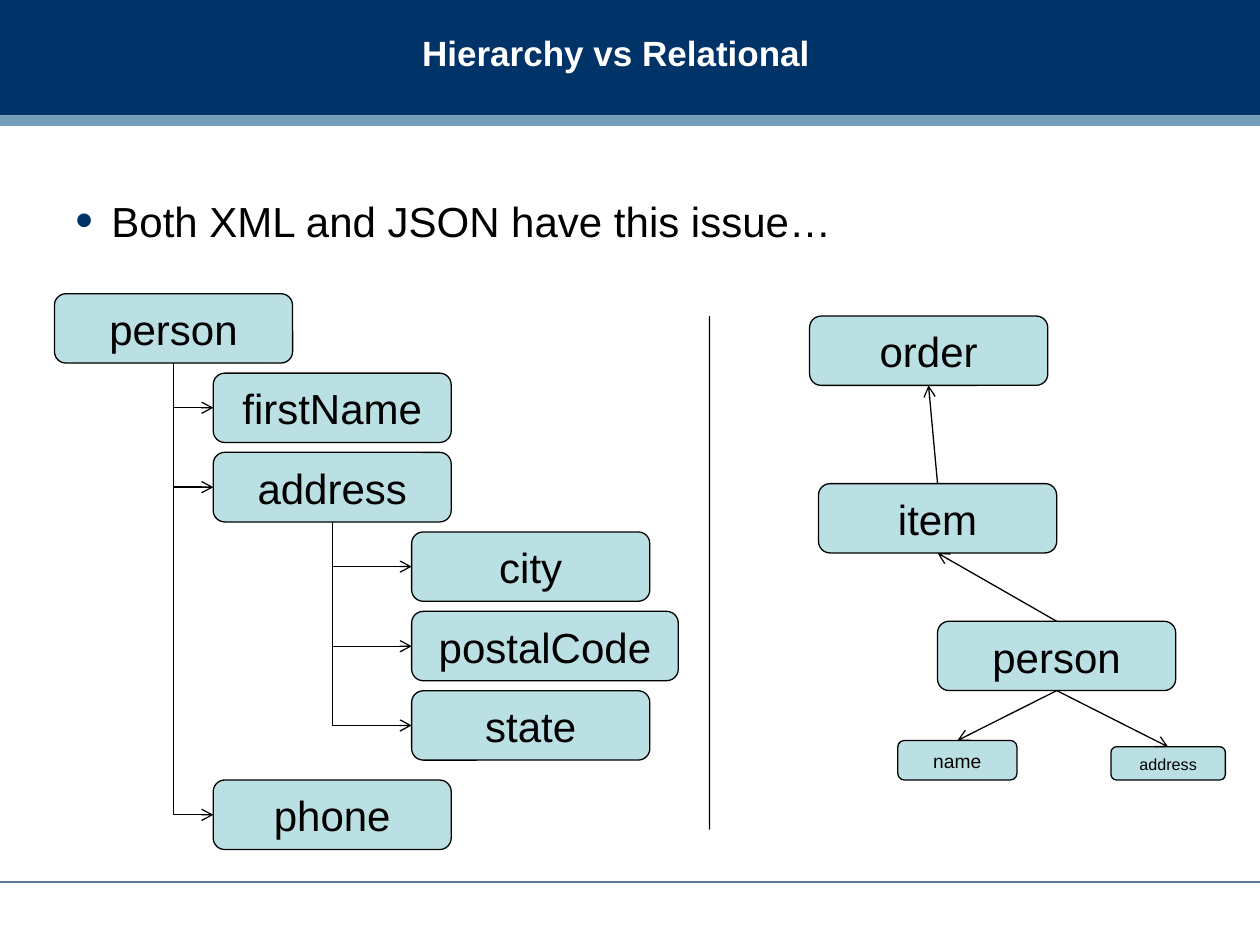
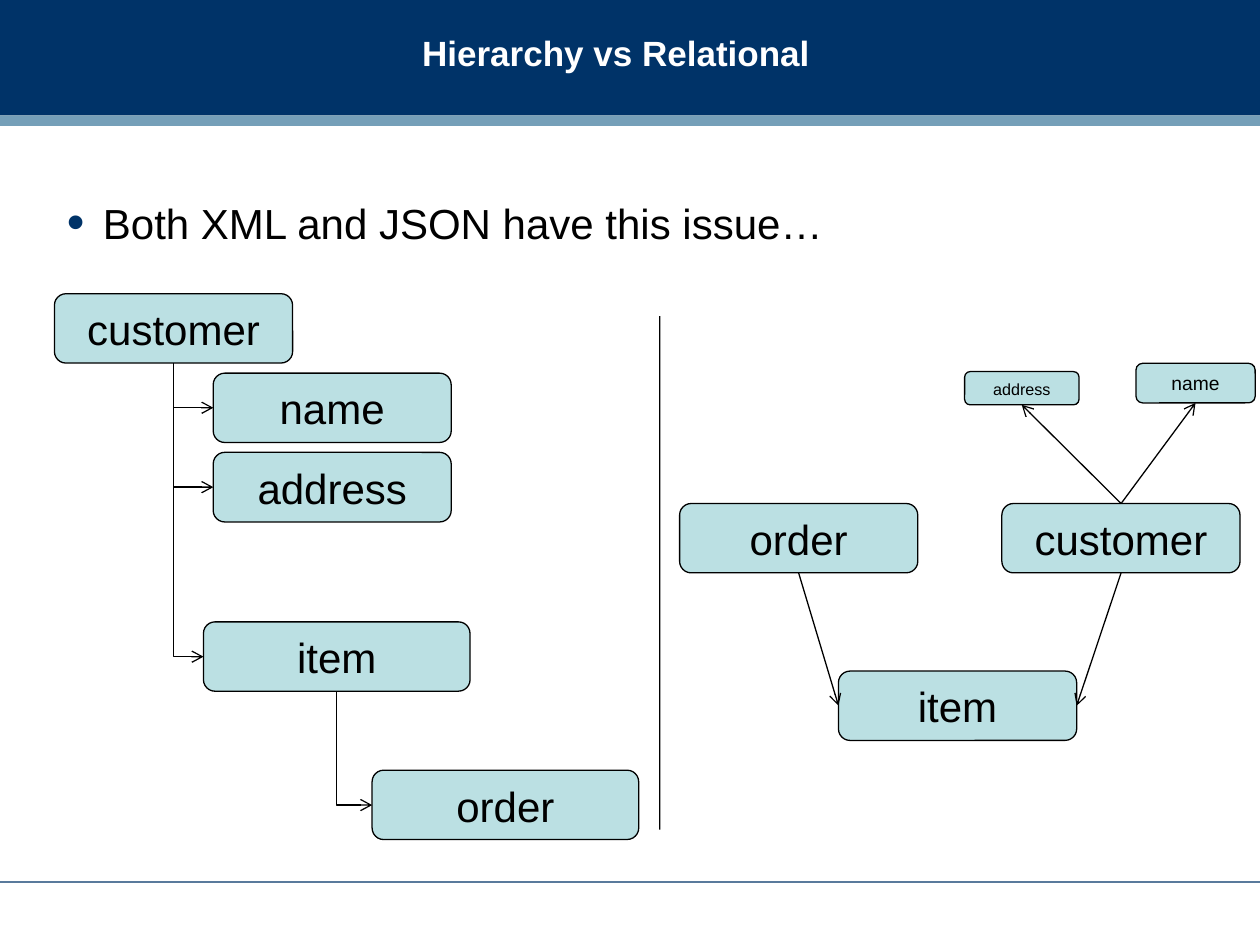
Before and after one commit to dreamind/ix, a slide deck: slide 24 of lectures/representing-data/json.ppt. Drawn at 1260x945 pixels with LibreOffice and Linux fonts; fonts in the diff are those of the drawing; background and template pictures are left out. Boxes give left, top, right and bottom in pixels: in the first picture for what was removed or moved away, otherwise in the second. Text is boxed around its words. In the diff, an @@ line names an element or a change of style, - is before the commit and + after.

Commit message:
final tweaking of JSON slides

```diff
--- a/lectures/representing-data/json.ppt
+++ b/lectures/representing-data/json.ppt
@@ text "Both XML and JSON have ..." moved from (x1=111, y1=206, x2=831, y2=238) to (x1=103, y1=208, x2=822, y2=240) @@
@@ text in rounded rectangle at (x1=87, y1=318, x2=260, y2=346): text changed @@
-person
+customer
@@ line moved from (709, 316) - (709, 830) to (660, 316) - (660, 830) @@
@@ elbow arrow moved from (174, 363) - (213, 815) to (174, 363) - (204, 656) @@
@@ rounded rectangle "name" resized from (x1=898, y1=741, x2=1018, y2=780) to (x1=213, y1=373, x2=451, y2=442) @@
@@ rounded rectangle "name" at (x1=213, y1=373, x2=451, y2=442): size 11 to 24 pt @@
@@ rounded rectangle removed at (x1=213, y1=373, x2=451, y2=442) @@
-firstName
@@ rounded rectangle "address" moved from (x1=1111, y1=747, x2=1226, y2=780) to (x1=965, y1=372, x2=1080, y2=404) @@
@@ rounded rectangle added at (x1=1137, y1=363, x2=1256, y2=402), fill #BBE0E3, outline #000000 0.74 pt, 11 pt, text #000000 @@
+name
@@ arrow moved from (937, 484) - (929, 386) to (1121, 504) - (1022, 404) @@
@@ arrow added from (1121, 504) to (1196, 403), #000000 0.74 pt @@
@@ rounded rectangle "order" moved from (x1=810, y1=316, x2=1048, y2=386) to (x1=679, y1=504, x2=917, y2=573) @@
@@ rounded rectangle added at (x1=1002, y1=504, x2=1240, y2=573), fill #BBE0E3, outline #000000 0.74 pt, 24 pt, text #000000 @@
+customer
@@ elbow arrow removed from (333, 522) to (412, 567) @@
@@ elbow arrow removed from (333, 522) to (412, 646) @@
@@ rounded rectangle removed at (x1=412, y1=532, x2=650, y2=601) @@
-city
@@ arrow removed from (1057, 621) to (937, 553) @@
@@ arrow added from (799, 573) to (838, 706), #000000 0.74 pt @@
@@ arrow moved from (1057, 690) - (1168, 747) to (1121, 573) - (1076, 706) @@
@@ rounded rectangle added at (x1=203, y1=622, x2=470, y2=692), fill #BBE0E3, outline #000000 0.74 pt, 24 pt, text #000000 @@
+item
@@ rounded rectangle removed at (x1=412, y1=611, x2=679, y2=680) @@
-postalCode
@@ rounded rectangle removed at (x1=937, y1=621, x2=1176, y2=690) @@
-person
@@ rounded rectangle "item" moved from (x1=819, y1=484, x2=1057, y2=553) to (x1=838, y1=672, x2=1076, y2=741) @@
@@ elbow arrow moved from (333, 532) - (412, 726) to (336, 692) - (372, 805) @@
@@ rounded rectangle removed at (x1=412, y1=690, x2=650, y2=760) @@
-state
@@ arrow removed from (1057, 690) to (958, 741) @@
@@ rounded rectangle added at (x1=372, y1=770, x2=639, y2=839), fill #BBE0E3, outline #000000 0.74 pt, 24 pt, text #000000 @@
+order
@@ rounded rectangle removed at (x1=213, y1=780, x2=451, y2=849) @@
-phone
```
Also in this commit, not shown: 12 other slides changed, 2 slides added.
